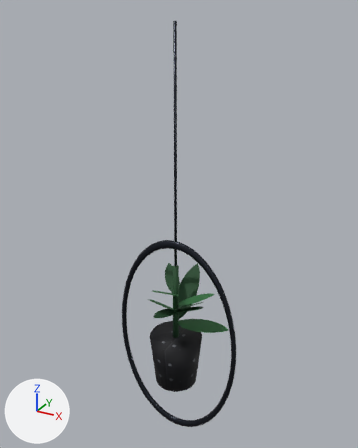
An edit to the glTF model internal/web/static/office/models/Deco_HangingPlanter.gltf, drawn before and after from the same camera.
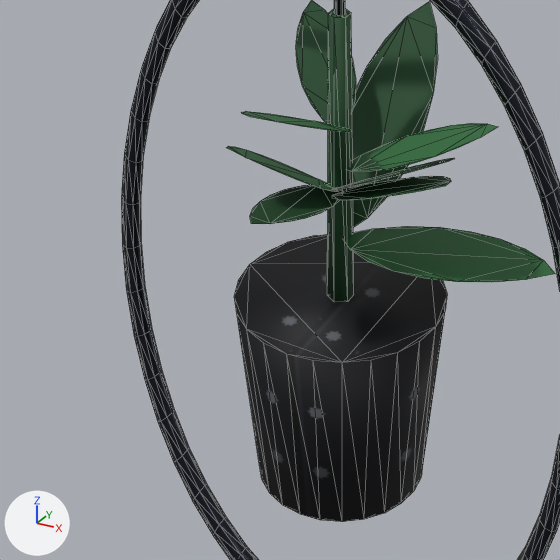
There are two pictures of each version: one whole from a 50 mm lens placed at (0.641, -1.144, 0.032), pointed at (-0.004, 0.028, -0.554), one close up on the part from 26% to 64% of the width and 59% to 90% of the height. The lights are fixed; the arrows at lower left show +X, +Y and +Z. The older version's two pictures come first. The close-ups show mesh edges as thin lines. Vertices at exactly the same position are counted once.

Objects in the first close-up: 'Deco_HangingPlanter'.
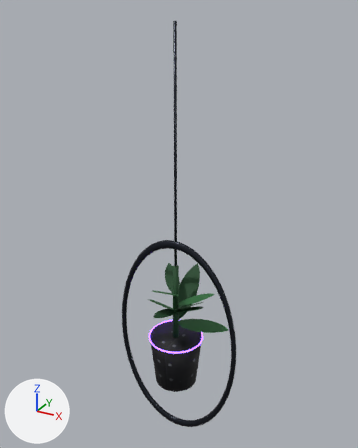
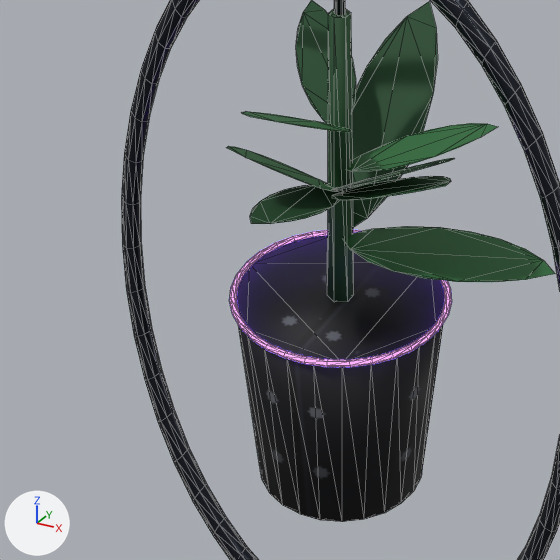
The change, as a diff of the scene's bpy script:
```diff
--- a/internal/web/static/office/models/Deco_HangingPlanter.gltf.py
+++ b/internal/web/static/office/models/Deco_HangingPlanter.gltf.py
@@ mat_rs_neon_secondary @@
+mat_rs_neon_secondary = principled_material('RS_Neon_Secondary')
+mat_rs_neon_secondary.base_color = (0.0, 0.0, 0.0)  # black #000000
+mat_rs_neon_secondary.emission_color = (0.258, 0.107, 1.0)  # purple #8b5cff
+mat_rs_neon_secondary.emission_strength = 4.0
@@ me_deco_hangingplanter @@
 # used by ob_deco_hangingplanter; location = (0.0, 0.0, 0.0)
-me_deco_hangingplanter.from_pydata(...)  # 648 vertices, 1118 faces; spans x -0.208..0.208, y -0.147..0.11, z -1.304..0.0
+me_deco_hangingplanter.from_pydata(...)  # 840 vertices, 1502 faces; spans x -0.208..0.208, y -0.147..0.11, z -1.304..0.0
+# me_deco_hangingplanter part 1: a new loose piece of 192 vertices spanning x -0.088..0.088, y -0.088..0.088, z -0.934..-0.93, in mat_rs_neon_secondary (black #000000, glowing purple #8b5cff)
+# other edits to the shape of me_deco_hangingplanter do not show in these pictures
 me_deco_hangingplanter.materials.append(mat_rs_trim)
@@ me_deco_hangingplanter @@
 me_deco_hangingplanter.materials.append(mat_rs_leaf)
+me_deco_hangingplanter.materials.append(mat_rs_neon_secondary)  # black #000000, glowing purple #8b5cff
```

Location of each change, [x1, y1, x2, y2] in pixels of the close-ups (560 x 560 px):
part 1 of me_deco_hangingplanter, added: after [229, 230, 452, 367]
